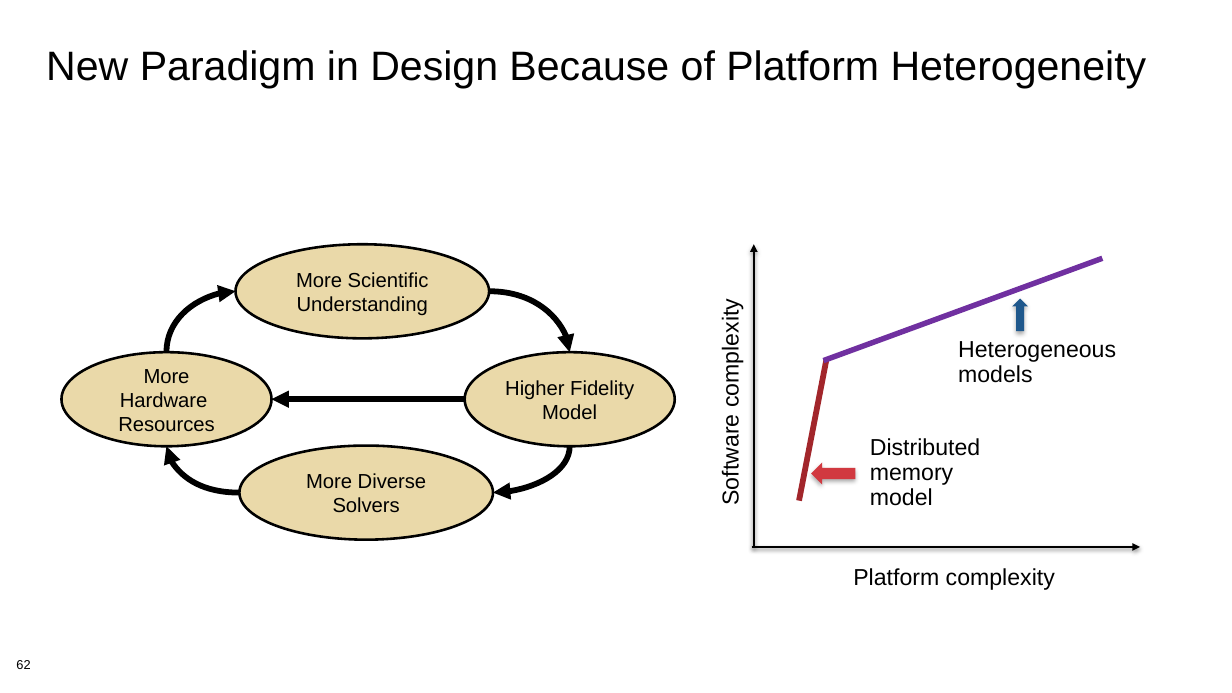
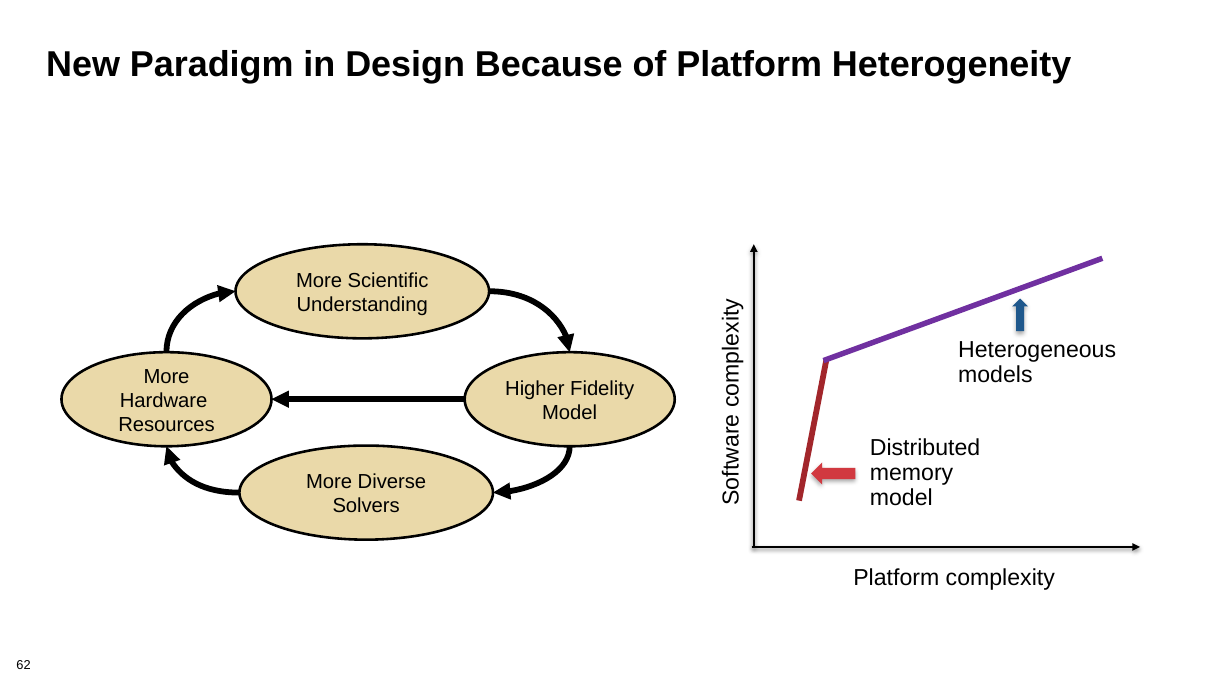
Before and after one commit to bssw-tutorial/presentations, a slide deck: slide 62 of dev-test-llm.pptx. Drawn at 1232x693 pixels with LibreOffice and Linux fonts; fonts in the diff are those of the drawing. Boxes give left, top, right and bottom in pixels: in the first picture for what was removed or moved away, otherwise in the second. Text is boxed around its words. In the diff, an @@ line names an element or a change of style, - is before the commit and + after.

```diff
--- a/dev-test-llm.pptx
+++ b/dev-test-llm.pptx
@@ text "New Paradigm in Design Because ..." at <box>46,50,1071,83</box>: size 32 to 28 pt, bold on @@
```
Also in this commit, not shown: 15 other slides changed.
